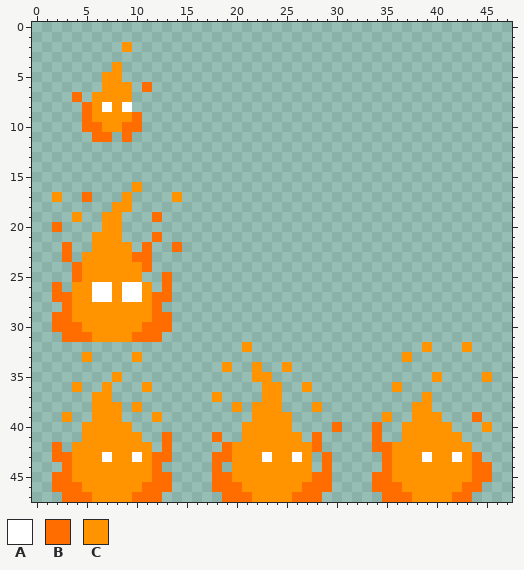
Two versions of one pixel-art sprite, Multiplayer/ClaysPlayerCharacters/fire_sprite.png. The picture above is the old version.
The file is 48x48 pixels.
Palette (. is transparent): A #ffffff  B #ff6c00  C #ff9400
And afterwards:
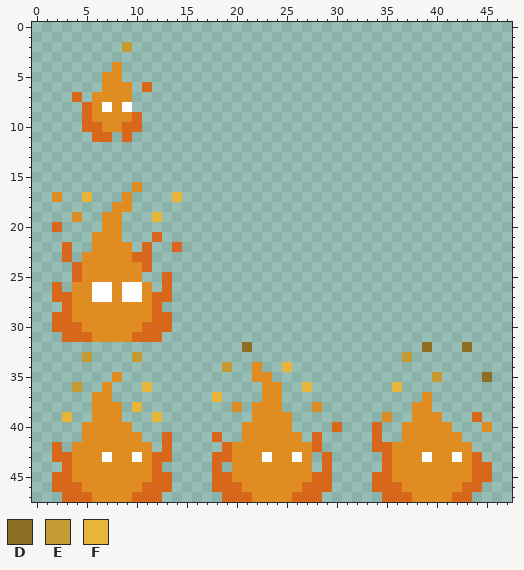
Colours new in this view: D #8d6e23  E #c59a33  F #e8b53a
Difference:
colour B: #ff6c00 -> #d9671b
colour C: #ff9400 -> #df8d22
Changed rows in their new state; - is a pixel that keeps its letter.
first column x 9:
 2 E
first column x 5:
17 F--------F
19 -------F--
first column x 3:
32 ------------------D-----------------D---D--
33 --E----E--------------------------E--------
34 ----------------E-----F--------------------
35 -------------------------------------E----D
36 -E------F---------------F--------F---------
37 ---------------F---------------------------
38 -------F-----------------------------------
39 F--------F---------------------------------
